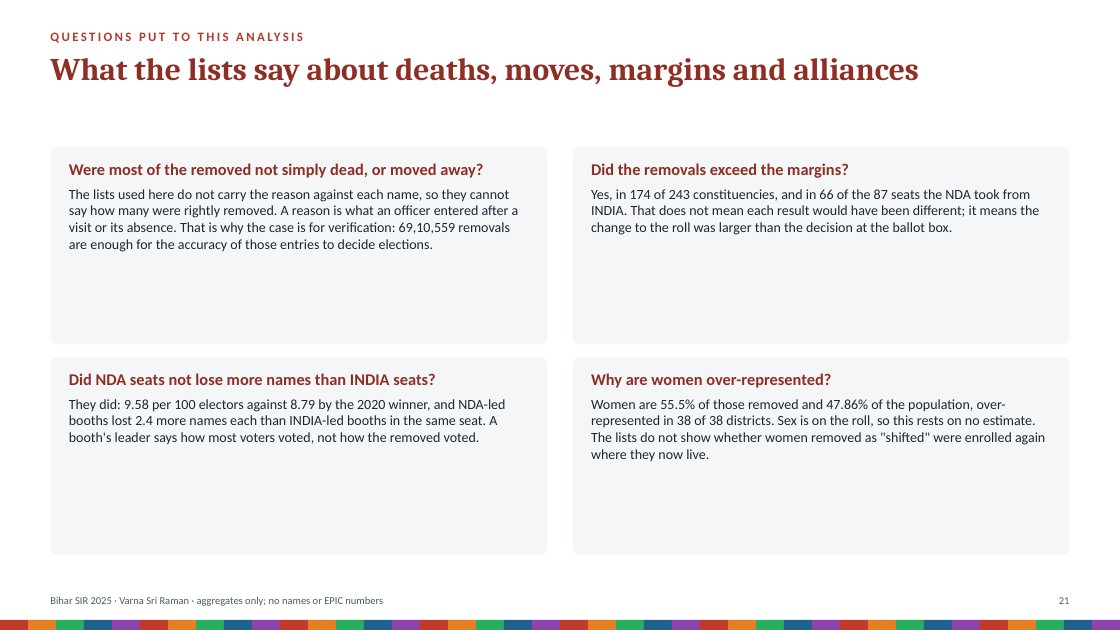
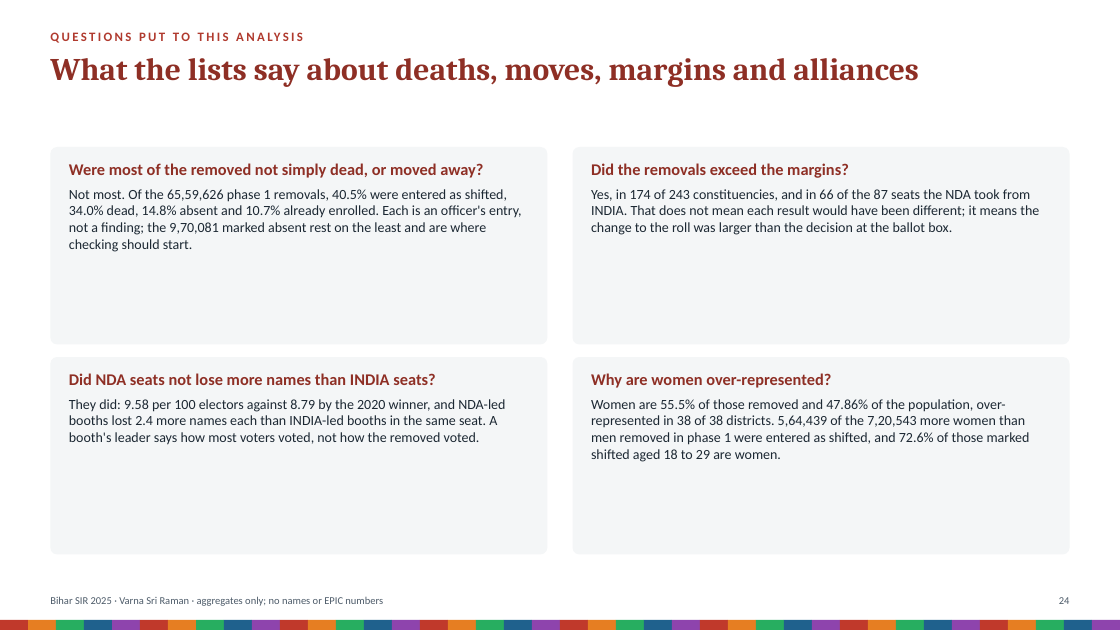
Before and after one commit to Varnasr/INDIA-DATA, a slide deck: slide 24 of reports/bihar-sir-2025-deck.pptx (slide 21 before the commit). Drawn at 1120x630 pixels with LibreOffice and Linux fonts; fonts in the diff are those of the drawing. Boxes give left, top, right and bottom in pixels: in the first picture for what was removed or moved away, otherwise in the second. Text is boxed around its words. In the diff, an @@ line names an element or a change of style, - is before the commit and + after.

```diff
--- a/reports/bihar-sir-2025-deck.pptx
+++ b/reports/bihar-sir-2025-deck.pptx
@@ text at [69, 189, 522, 252]: text changed @@
-The lists used here do not carry the reason against each name, so they cannot say how many were rightly removed. A reason is what an officer entered after a visit or its absence. That is why the case is for verification: 69,10,559 removals are enough for the accuracy of those entries to decide elections.
+Not most. Of the 65,59,626 phase 1 removals, 40.5% were entered as shifted, 34.0% dead, 14.8% absent and 10.7% already enrolled. Each is an officer's entry, not a finding; the 9,70,081 marked absent rest on the least and are where checking should start.
@@ text at [591, 399, 1030, 462]: text changed @@
-Women are 55.5% of those removed and 47.86% of the population, over-represented in 38 of 38 districts. Sex is on the roll, so this rests on no estimate. The lists do not show whether women removed as "shifted" were enrolled again where they now live.
+Women are 55.5% of those removed and 47.86% of the population, over-represented in 38 of 38 districts. 5,64,439 of the 7,20,543 more women than men removed in phase 1 were entered as shifted, and 72.6% of those marked shifted aged 18 to 29 are women.
@@ text at [1059, 597, 1070, 604]: text changed @@
-21
+24
```
Also in this commit, not shown: 22 other slides changed, 3 slides added, 19 other files.
